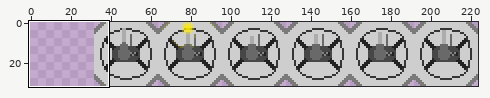
One commit to this sprite sheet: dist/assets/images/gunSheet.png. Above: a wide view before the commit, with the close-up outlined.
Close-up. Before:
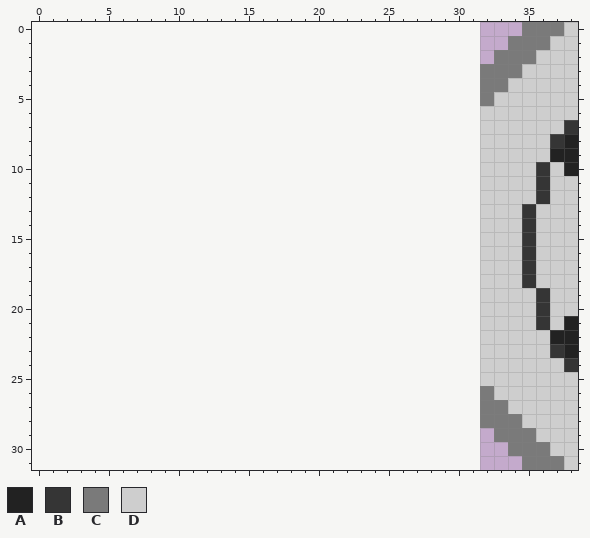
The file is 384x64 pixels, drawn in blocks of 2x2; one block is one cell here. Colours within 5 levels of each other are drawn and written as one. Shown: x 0..38, y 0..31. The old version is drawn lined up with the new one, on the new canvas.
Palette (. is transparent): A #222222  B #353535  C #7a7a7a  D #cecece
Pixels before, first column x 32:
 0 ...CCCD
 1 ..CCCDD
 2 .CCCDDD
 3 CCCDDDD
 4 CCDDDDD
 5 CDDDDDD
 6 DDDDDDD
 7 DDDDDDB
 8 DDDDDBA
 9 DDDDDAA
10 DDDDBDA
11 DDDDBDD
12 DDDDBDD
13 DDDBDDD
14 DDDBDDD
15 DDDBDDD
16 DDDBDDD
17 DDDBDDD
18 DDDBDDD
19 DDDDBDD
20 DDDDBDD
21 DDDDBDA
22 DDDDDAA
23 DDDDDBA
24 DDDDDDB
25 DDDDDDD
26 CDDDDDD
27 CCDDDDD
28 CCCDDDD
29 .CCCDDD
30 ..CCCDD
31 ...CCCD
And afterwards:
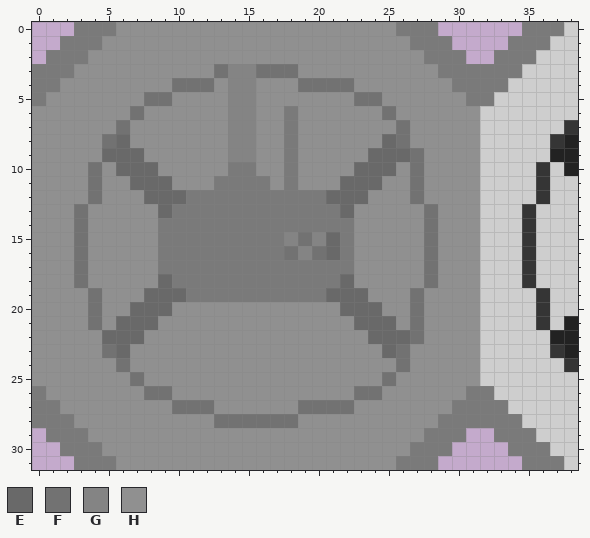
Colours new in this view: E #696969  F #727272  G #848484  H #909090
The exact change:
canvas 192x32 -> 224x32, the old top-left corner now at 32,0
y 0: x 3..28 .......................... -> CCCHHHHHHHHHHHHHHHHHHHHCCC
y 1: x 2..29 ............................ -> CCCHHHHHHHHHHHHHHHHHHHHHHCCC
y 2: x 1..30 .............................. -> CCCHHHHHHHHHHHHHHHHHHHHHHHHCCC
y 3: x 0..31 ................................ -> CCCHHHHHHHHHHFGGFFFHHHHHHHHHHCCC
y 4: x 0..31 ................................ -> CCHHHHHHHHFFFHGGHHHFFFFHHHHHHHCC
y 5: x 0..31 ................................ -> CHHHHHHHFFHHHHGGHHHHHHHFFHHHHHHC
y 6: x 0..31 ................................ -> HHHHHHHFHHHHHHGGHHCHHHHHHFHHHHHH
y 7: x 0..31 ................................ -> HHHHHHFHHHHHHHGGHHCHHHHHHHFHHHHH
y 8: x 0..31 ................................ -> HHHHHFEHHHHHHHGGHHCHHHHHHEFHHHHH
y 9: x 0..31 ................................ -> HHHHHEEEHHHHHHGGHHCHHHHHEEEFHHHH
y 10: x 0..31 ................................ -> HHHHFHEEEHHHHHCCHHCHHHHEEEHFHHHH
y 11: x 0..31 ................................ -> HHHHFHHEEEHHHCCCCHCHHHEEEHHFHHHH
y 12: x 0..31 ................................ -> HHHHFHHHEEECCCCCCCCCCEEEHHHFHHHH
y 13: x 0..31 ................................ -> HHHFHHHHHECCCCCCCCCCCCEHHHHHFHHH
y 14: x 0..31 ................................ -> HHHFHHHHHCCCCCCCCCCCCCCHHHHHFHHH
y 15: x 0..31 ................................ -> HHHFHHHHHCCCCCCCCCGFGECHHHHHFHHH
y 16: x 0..31 ................................ -> HHHFHHHHHCCCCCCCCCFGFECHHHHHFHHH
y 17: x 0..31 ................................ -> HHHFHHHHHCCCCCCCCCCCCCCHHHHHFHHH
y 18: x 0..31 ................................ -> HHHFHHHHHECCCCCCCCCCCCEHHHHHFHHH
y 19: x 0..31 ................................ -> HHHHFHHHEEECCCCCCCCCCEEEHHHFHHHH
y 20: x 0..31 ................................ -> HHHHFHHEEEHHHHHHHHHHHHEEEHHFHHHH
y 21: x 0..31 ................................ -> HHHHFHEEEHHHHHHHHHHHHHHEEEHFHHHH
y 22: x 0..31 ................................ -> HHHHHEEEHHHHHHHHHHHHHHHHEEEFHHHH
y 23: x 0..31 ................................ -> HHHHHFEHHHHHHHHHHHHHHHHHHEFHHHHH
y 24: x 0..31 ................................ -> HHHHHHFHHHHHHHHHHHHHHHHHHHFHHHHH
y 25: x 0..31 ................................ -> HHHHHHHFHHHHHHHHHHHHHHHHHFHHHHHH
y 26: x 0..31 ................................ -> CHHHHHHHFFHHHHHHHHHHHHHFFHHHHHHC
y 27: x 0..31 ................................ -> CCHHHHHHHHFFFHHHHHHFFFFHHHHHHHCC
y 28: x 0..31 ................................ -> CCCHHHHHHHHHHFFFFFFHHHHHHHHHHCCC
y 29: x 1..30 .............................. -> CCCHHHHHHHHHHHHHHHHHHHHHHHHCCC
y 30: x 2..29 ............................ -> CCCHHHHHHHHHHHHHHHHHHHHHHCCC
y 31: x 3..28 .......................... -> CCCHHHHHHHHHHHHHHHHHHHHCCC
Where, in picture pixels (left, top, right, bottom), the same in both close-ups:
added: (32, 22, 480, 470)
